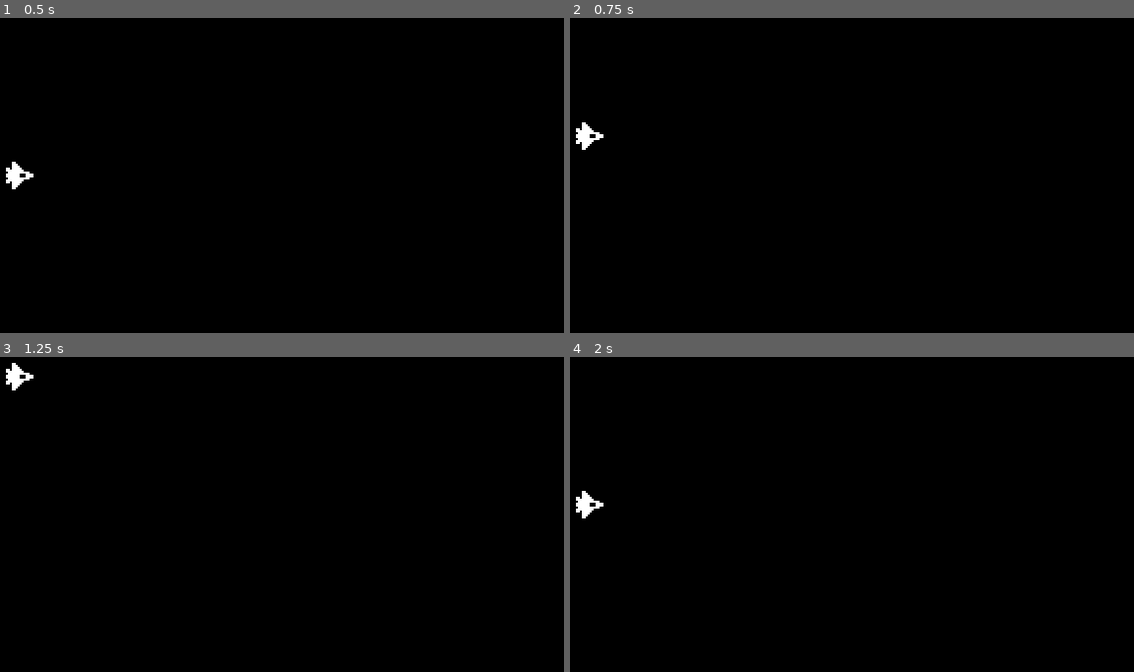
Above: before the commit, frames 1-4 (two rows, left to right).
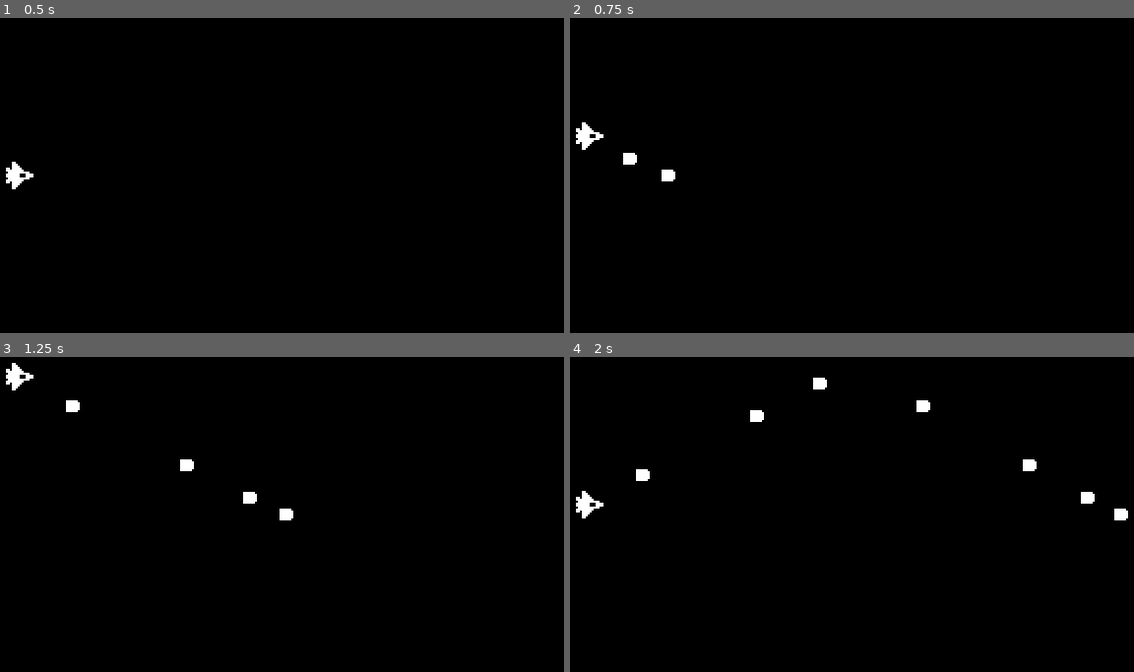
Above: after the commit, the same moments.

Repository: pjz987/heartbeast
Game: Godot game, scene res://world.tscn
Two runs of this game, one before a commit and one after it. Both use one fixed random seed, a clock stepped at 60 frames per second and the inputs below.
Inputs:
- Up to frame 1 (0.5 s): no input
- Up to frame 2 (0.75 s): tap Enter (ui_accept) at 0.5, 0.6 s; hold Up (ui_up) from 0.53 s (still down)
- Up to frame 3 (1.25 s): keep holding Up (ui_up); tap Enter (ui_accept) at 0.77, 1.07 s
- Up to frame 4 (2 s): release Up (ui_up) at 1.28 s; hold Down (ui_down) from 1.28 s (still down); tap Enter (ui_accept) at 1.35, 1.52, 1.82 s

Frame 1 is identical in both runs. In frame 2, 0.2% of the frame differs, in the area x 9-19%, y 42-52%; in frame 3, 0.3%; in frame 4, 0.6%, in the area x 11-99%, y 6-52%.

Commit message:
space

Diff:
--- /dev/null
+++ b/space/laser.tscn
@@ -0,0 +1,16 @@
+[gd_scene load_steps=3 format=3 uid="uid://bnjjrvcbj280h"]
+
+[ext_resource type="Texture2D" uid="uid://10x1osbh6k65" path="res://laser.png" id="1_obxyd"]
+
+[sub_resource type="RectangleShape2D" id="RectangleShape2D_tuete"]
+size = Vector2(6, 6)
+
+[node name="Laser" type="RigidBody2D"]
+gravity_scale = 0.0
+linear_velocity = Vector2(200, 0)
+
+[node name="Sprite2D" type="Sprite2D" parent="."]
+texture = ExtResource("1_obxyd")
+
+[node name="CollisionShape2D" type="CollisionShape2D" parent="."]
+shape = SubResource("RectangleShape2D_tuete")
--- a/space/ship.gd
+++ b/space/ship.gd
@@ -1,4 +1,6 @@
 extends Area2D
+
+const LASER_SCENE = preload("res://laser.tscn")
 
 @export var speed = 100
 
@@ -7,3 +9,8 @@
 		position.y -= speed * delta
 	if Input.is_action_pressed('ui_down'):
 		position.y += speed * delta
+	if Input.is_action_just_pressed('ui_accept'):
+		var laser = LASER_SCENE.instantiate()
+		var world = get_tree().current_scene
+		world.add_child(laser)
+		laser.position = position
--- a/space/ship.tscn
+++ b/space/ship.tscn
@@ -4,6 +4,7 @@
 [ext_resource type="Texture2D" uid="uid://djdll1kcewgtb" path="res://ship.png" id="1_oed4r"]
 
 [node name="Ship" type="Area2D"]
+z_index = 1
 script = ExtResource("1_k5kor")
 
 [node name="Sprite2D" type="Sprite2D" parent="."]
